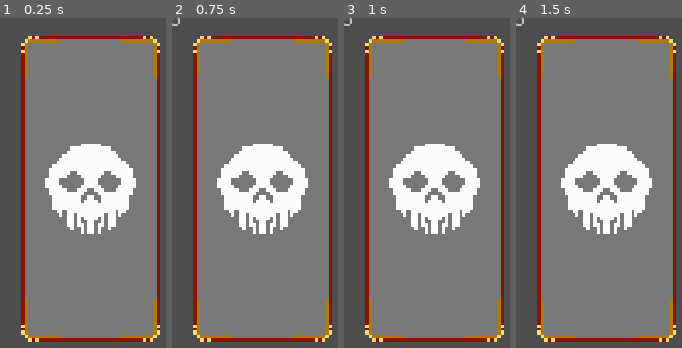
Above: before the commit, frames 1-4 (left to right).
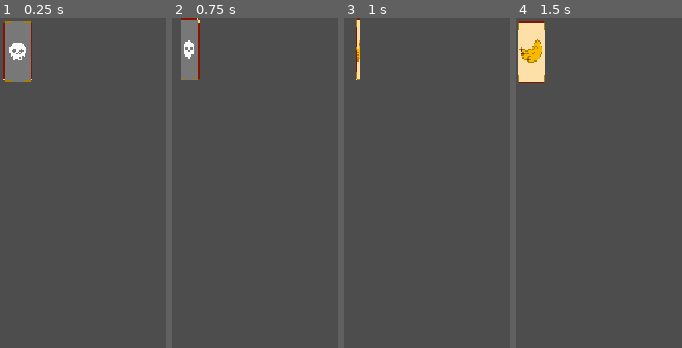
Above: after the commit, the same moments.

Repository: PawnxPawn/DeathMatch
Game: Godot game, scene res://Game/Cards/card.tscn
The game is run twice, just before and just after one commit, with the same random seed, the same clock (stepped at 60 frames per second) and the same inputs. The project has no main scene, so this scene is started directly.
Inputs (mouse positions are in pixels of both pictures, inside the frame that each line leads up to; where the layout moved, square brackets give the same spot in the first picture):
- Up to frame 1 (0.25 s): no input
- Up to frame 2 (0.75 s): click (190, 51) [175, 21] at 0.5 s
- Up to frame 3 (1 s): no input
- Up to frame 4 (1.5 s): click (534, 51) [519, 21] at 1.25 s

The runs differ from the first frame. In frame 1, 80% of the frame differs, in the area x 1-97%, y 0-99%; in frame 2, 79%; in frame 3, 78%; in frame 4, 80%, in the area x 0-97%, y 0-99%.

Commit message:
[Major] Finished Main Card Setup
+ Updated scripts to hide visibility instead of flip sprite
+ script to card the detects when card is clicked and starts flip animation
+ card script takes icon_id to set the icon (this can be used to compair values)
+ updated card flip animation
+ Added dynamic icons
+ Added multiple .png Assets

Diff:
--- a/deathmatch/Game/Cards/card.tscn
+++ b/deathmatch/Game/Cards/card.tscn
@@ -1,59 +1,128 @@
-[gd_scene load_steps=18 format=3 uid="uid://h4hs4rtdq0aa"]
-
+[gd_scene load_steps=55 format=3 uid="uid://h4hs4rtdq0aa"]
+
+[ext_resource type="Script" uid="uid://dqog5m8quisxg" path="res://Game/Cards/cardButton.gd" id="1_ayre0"]
 [ext_resource type="Script" uid="uid://d0mmq2inlb2s1" path="res://Game/Cards/texture_sprite_frames.gd" id="2_0korm"]
 [ext_resource type="Texture2D" uid="uid://i1qkf3fowdox" path="res://Assets/Cards/Card_flip_sprite_sheet.png" id="3_ayre0"]
+[ext_resource type="Texture2D" uid="uid://yunlb1ghuwtx" path="res://Assets/Cards/Card_Icon.png" id="3_ipob6"]
+
+[sub_resource type="StyleBoxEmpty" id="StyleBoxEmpty_ayre0"]
+
+[sub_resource type="StyleBoxEmpty" id="StyleBoxEmpty_av8u4"]
+
+[sub_resource type="StyleBoxEmpty" id="StyleBoxEmpty_dd0l4"]
+
+[sub_resource type="StyleBoxEmpty" id="StyleBoxEmpty_vuycb"]
+
+[sub_resource type="StyleBoxEmpty" id="StyleBoxEmpty_yviio"]
+
+[sub_resource type="Theme" id="Theme_gn8ke"]
+Button/colors/font_color = Color(0.87451, 0.87451, 0.87451, 0)
+Button/colors/font_disabled_color = Color(0.87451, 0.87451, 0.87451, 0)
+Button/colors/font_focus_color = Color(0.94902, 0.94902, 0.94902, 0)
+Button/colors/font_hover_color = Color(0.94902, 0.94902, 0.94902, 0)
+Button/colors/font_hover_pressed_color = Color(1, 1, 1, 0)
+Button/colors/font_outline_color = Color(0, 0, 0, 0)
+Button/colors/font_pressed_color = Color(1, 1, 1, 0)
+Button/colors/icon_disabled_color = Color(1, 1, 1, 0)
+Button/colors/icon_focus_color = Color(1, 1, 1, 0)
+Button/colors/icon_hover_color = Color(1, 1, 1, 0)
+Button/colors/icon_hover_pressed_color = Color(1, 1, 1, 0)
+Button/colors/icon_normal_color = Color(1, 1, 1, 0)
+Button/colors/icon_pressed_color = Color(1, 1, 1, 0)
+Button/styles/disabled = SubResource("StyleBoxEmpty_ayre0")
+Button/styles/focus = SubResource("StyleBoxEmpty_av8u4")
+Button/styles/hover = SubResource("StyleBoxEmpty_dd0l4")
+Button/styles/normal = SubResource("StyleBoxEmpty_vuycb")
+Button/styles/pressed = SubResource("StyleBoxEmpty_yviio")
+
+[sub_resource type="AtlasTexture" id="AtlasTexture_ipob6"]
+atlas = ExtResource("3_ayre0")
+region = Rect2(0, 0, 48, 96)
+
+[sub_resource type="AtlasTexture" id="AtlasTexture_ayre0"]
+atlas = ExtResource("3_ayre0")
+region = Rect2(48, 0, 48, 96)
+
+[sub_resource type="AtlasTexture" id="AtlasTexture_av8u4"]
+atlas = ExtResource("3_ayre0")
+region = Rect2(96, 0, 48, 96)
+
+[sub_resource type="AtlasTexture" id="AtlasTexture_dd0l4"]
+atlas = ExtResource("3_ayre0")
+region = Rect2(144, 0, 48, 96)
+
+[sub_resource type="AtlasTexture" id="AtlasTexture_vuycb"]
+atlas = ExtResource("3_ayre0")
+region = Rect2(192, 0, 48, 96)
+
+[sub_resource type="AtlasTexture" id="AtlasTexture_yviio"]
+atlas = ExtResource("3_ayre0")
+region = Rect2(240, 0, 48, 96)
+
+[sub_resource type="AtlasTexture" id="AtlasTexture_gn8ke"]
+atlas = ExtResource("3_ayre0")
+region = Rect2(288, 0, 48, 96)
+
+[sub_resource type="AtlasTexture" id="AtlasTexture_evl6l"]
+atlas = ExtResource("3_ayre0")
+region = Rect2(336, 0, 48, 96)
+
+[sub_resource type="AtlasTexture" id="AtlasTexture_t0gw8"]
+atlas = ExtResource("3_ayre0")
+region = Rect2(384, 0, 48, 96)
 
 [sub_resource type="AtlasTexture" id="AtlasTexture_fw56p"]
 atlas = ExtResource("3_ayre0")
-region = Rect2(2400, 0, 240, 480)
-
-[sub_resource type="AtlasTexture" id="AtlasTexture_0korm"]
-atlas = ExtResource("3_ayre0")
-region = Rect2(0, 0, 240, 480)
-
-[sub_resource type="AtlasTexture" id="AtlasTexture_ipob6"]
-atlas = ExtResource("3_ayre0")
-region = Rect2(240, 0, 240, 480)
-
-[sub_resource type="AtlasTexture" id="AtlasTexture_ayre0"]
-atlas = ExtResource("3_ayre0")
-region = Rect2(480, 0, 240, 480)
-
-[sub_resource type="AtlasTexture" id="AtlasTexture_av8u4"]
-atlas = ExtResource("3_ayre0")
-region = Rect2(720, 0, 240, 480)
-
-[sub_resource type="AtlasTexture" id="AtlasTexture_dd0l4"]
-atlas = ExtResource("3_ayre0")
-region = Rect2(960, 0, 240, 480)
-
-[sub_resource type="AtlasTexture" id="AtlasTexture_vuycb"]
-atlas = ExtResource("3_ayre0")
-region = Rect2(1200, 0, 240, 480)
-
-[sub_resource type="AtlasTexture" id="AtlasTexture_yviio"]
-atlas = ExtResource("3_ayre0")
-region = Rect2(1440, 0, 240, 480)
-
-[sub_resource type="AtlasTexture" id="AtlasTexture_gn8ke"]
-atlas = ExtResource("3_ayre0")
-region = Rect2(1680, 0, 240, 480)
-
-[sub_resource type="AtlasTexture" id="AtlasTexture_evl6l"]
-atlas = ExtResource("3_ayre0")
-region = Rect2(1920, 0, 240, 480)
-
-[sub_resource type="AtlasTexture" id="AtlasTexture_t0gw8"]
-atlas = ExtResource("3_ayre0")
-region = Rect2(2160, 0, 240, 480)
+region = Rect2(432, 0, 48, 96)
+
+[sub_resource type="AtlasTexture" id="AtlasTexture_ea5a1"]
+atlas = ExtResource("3_ayre0")
+region = Rect2(480, 0, 48, 96)
+
+[sub_resource type="AtlasTexture" id="AtlasTexture_usca4"]
+atlas = ExtResource("3_ayre0")
+region = Rect2(528, 0, 48, 96)
+
+[sub_resource type="AtlasTexture" id="AtlasTexture_ooh42"]
+atlas = ExtResource("3_ayre0")
+region = Rect2(576, 0, 48, 96)
+
+[sub_resource type="AtlasTexture" id="AtlasTexture_eekgc"]
+atlas = ExtResource("3_ayre0")
+region = Rect2(624, 0, 48, 96)
+
+[sub_resource type="AtlasTexture" id="AtlasTexture_3npk1"]
+atlas = ExtResource("3_ayre0")
+region = Rect2(672, 0, 48, 96)
+
+[sub_resource type="AtlasTexture" id="AtlasTexture_tr4rr"]
+atlas = ExtResource("3_ayre0")
+region = Rect2(720, 0, 48, 96)
+
+[sub_resource type="AtlasTexture" id="AtlasTexture_7c8ty"]
+atlas = ExtResource("3_ayre0")
+region = Rect2(768, 0, 48, 96)
+
+[sub_resource type="AtlasTexture" id="AtlasTexture_s4ka4"]
+atlas = ExtResource("3_ayre0")
+region = Rect2(816, 0, 48, 96)
+
+[sub_resource type="AtlasTexture" id="AtlasTexture_72r0f"]
+atlas = ExtResource("3_ayre0")
+region = Rect2(864, 0, 48, 96)
+
+[sub_resource type="AtlasTexture" id="AtlasTexture_dmriu"]
+atlas = ExtResource("3_ayre0")
+region = Rect2(912, 0, 48, 96)
+
+[sub_resource type="AtlasTexture" id="AtlasTexture_uvwj8"]
+atlas = ExtResource("3_ayre0")
+region = Rect2(960, 0, 48, 96)
 
 [sub_resource type="SpriteFrames" id="SpriteFrames_jmd78"]
 animations = [{
 "frames": [{
 "duration": 1.0,
-"texture": SubResource("AtlasTexture_0korm")
-}, {
-"duration": 1.0,
 "texture": SubResource("AtlasTexture_ipob6")
 }, {
 "duration": 1.0,
@@ -82,13 +151,181 @@
 }, {
 "duration": 1.0,
 "texture": SubResource("AtlasTexture_fw56p")
+}, {
+"duration": 1.0,
+"texture": SubResource("AtlasTexture_ea5a1")
+}, {
+"duration": 1.0,
+"texture": SubResource("AtlasTexture_usca4")
+}, {
+"duration": 1.0,
+"texture": SubResource("AtlasTexture_ooh42")
+}, {
+"duration": 1.0,
+"texture": SubResource("AtlasTexture_eekgc")
+}, {
+"duration": 1.0,
+"texture": SubResource("AtlasTexture_3npk1")
+}, {
+"duration": 1.0,
+"texture": SubResource("AtlasTexture_tr4rr")
+}, {
+"duration": 1.0,
+"texture": SubResource("AtlasTexture_7c8ty")
+}, {
+"duration": 1.0,
+"texture": SubResource("AtlasTexture_s4ka4")
+}, {
+"duration": 1.0,
+"texture": SubResource("AtlasTexture_72r0f")
+}, {
+"duration": 1.0,
+"texture": SubResource("AtlasTexture_dmriu")
+}, {
+"duration": 1.0,
+"texture": SubResource("AtlasTexture_uvwj8")
 }],
 "loop": true,
 "name": &"card_flip",
 "speed": 5.0
 }]
 
+[sub_resource type="AtlasTexture" id="AtlasTexture_j67gl"]
+atlas = ExtResource("3_ipob6")
+region = Rect2(160, 640, 160, 160)
+
+[sub_resource type="AtlasTexture" id="AtlasTexture_jmd78"]
+atlas = ExtResource("3_ipob6")
+region = Rect2(0, 0, 159.975, 160)
+
+[sub_resource type="AtlasTexture" id="AtlasTexture_a5qfe"]
+atlas = ExtResource("3_ipob6")
+region = Rect2(160, 0, 160, 160)
+
+[sub_resource type="AtlasTexture" id="AtlasTexture_sablr"]
+atlas = ExtResource("3_ipob6")
+region = Rect2(320, 0, 160, 160)
+
+[sub_resource type="AtlasTexture" id="AtlasTexture_fshsu"]
+atlas = ExtResource("3_ipob6")
+region = Rect2(480, 0, 160, 160)
+
+[sub_resource type="AtlasTexture" id="AtlasTexture_b5opk"]
+atlas = ExtResource("3_ipob6")
+region = Rect2(0, 160, 160, 160)
+
+[sub_resource type="AtlasTexture" id="AtlasTexture_ovryv"]
+atlas = ExtResource("3_ipob6")
+region = Rect2(160, 160, 160, 160)
+
+[sub_resource type="AtlasTexture" id="AtlasTexture_gf17k"]
+atlas = ExtResource("3_ipob6")
+region = Rect2(320, 160, 160, 160)
+
+[sub_resource type="AtlasTexture" id="AtlasTexture_a4enn"]
+atlas = ExtResource("3_ipob6")
+region = Rect2(480, 160, 160, 160)
+
+[sub_resource type="AtlasTexture" id="AtlasTexture_w3rpe"]
+atlas = ExtResource("3_ipob6")
+region = Rect2(0, 320, 160, 160)
+
+[sub_resource type="AtlasTexture" id="AtlasTexture_a5isp"]
+atlas = ExtResource("3_ipob6")
+region = Rect2(160, 320, 160, 160)
+
+[sub_resource type="AtlasTexture" id="AtlasTexture_mmqyo"]
+atlas = ExtResource("3_ipob6")
+region = Rect2(320, 320, 160, 160)
+
+[sub_resource type="AtlasTexture" id="AtlasTexture_hj4fc"]
+atlas = ExtResource("3_ipob6")
+region = Rect2(480, 320, 160, 160)
+
+[sub_resource type="AtlasTexture" id="AtlasTexture_wxwju"]
+atlas = ExtResource("3_ipob6")
+region = Rect2(0, 480, 160, 160)
+
+[sub_resource type="AtlasTexture" id="AtlasTexture_rafgv"]
+atlas = ExtResource("3_ipob6")
+region = Rect2(160, 480, 160, 160)
+
+[sub_resource type="AtlasTexture" id="AtlasTexture_r7w71"]
+atlas = ExtResource("3_ipob6")
+region = Rect2(320, 480, 160, 160)
+
+[sub_resource type="AtlasTexture" id="AtlasTexture_wqbtm"]
+atlas = ExtResource("3_ipob6")
+region = Rect2(480, 480, 160, 160)
+
+[sub_resource type="AtlasTexture" id="AtlasTexture_yhlsn"]
+atlas = ExtResource("3_ipob6")
+region = Rect2(0, 640, 160, 160)
+
+[sub_resource type="SpriteFrames" id="SpriteFrames_ea5a1"]
+animations = [{
+"frames": [{
+"duration": 1.0,
+"texture": SubResource("AtlasTexture_jmd78")
+}, {
+"duration": 1.0,
+"texture": SubResource("AtlasTexture_a5qfe")
+}, {
+"duration": 1.0,
+"texture": SubResource("AtlasTexture_sablr")
+}, {
+"duration": 1.0,
+"texture": SubResource("AtlasTexture_fshsu")
+}, {
+"duration": 1.0,
+"texture": SubResource("AtlasTexture_b5opk")
+}, {
+"duration": 1.0,
+"texture": SubResource("AtlasTexture_ovryv")
+}, {
+"duration": 1.0,
+"texture": SubResource("AtlasTexture_gf17k")
+}, {
+"duration": 1.0,
+"texture": SubResource("AtlasTexture_a4enn")
+}, {
+"duration": 1.0,
+"texture": SubResource("AtlasTexture_w3rpe")
+}, {
+"duration": 1.0,
+"texture": SubResource("AtlasTexture_a5isp")
+}, {
+"duration": 1.0,
+"texture": SubResource("AtlasTexture_mmqyo")
+}, {
+"duration": 1.0,
+"texture": SubResource("AtlasTexture_hj4fc")
+}, {
+"duration": 1.0,
+"texture": SubResource("AtlasTexture_wxwju")
+}, {
+"duration": 1.0,
+"texture": SubResource("AtlasTexture_rafgv")
+}, {
+"duration": 1.0,
+"texture": SubResource("AtlasTexture_r7w71")
+}, {
+"duration": 1.0,
+"texture": SubResource("AtlasTexture_wqbtm")
+}, {
+"duration": 1.0,
+"texture": SubResource("AtlasTexture_yhlsn")
+}, {
+"duration": 1.0,
+"texture": SubResource("AtlasTexture_j67gl")
+}],
+"loop": true,
+"name": &"icons",
+"speed": 5.0
+}]
+
 [sub_resource type="Animation" id="Animation_ipob6"]
+resource_name = "flip_card"
 length = 0.700003
 tracks/0/type = "value"
 tracks/0/imported = false
@@ -112,38 +349,61 @@
 "times": PackedFloat32Array(0, 0.0333333, 0.0666667, 0.1, 0.133333, 0.166667, 0.2, 0.233333, 0.266667, 0.3, 0.333333, 0.366667, 0.4, 0.433333, 0.466667, 0.5, 0.533333, 0.566667, 0.6, 0.633333, 0.666667),
 "transitions": PackedFloat32Array(1, 1, 1, 1, 1, 1, 1, 1, 1, 1, 1, 1, 1, 1, 1, 1, 1, 1, 1, 1, 1),
 "update": 1,
-"values": [10, 9, 8, 7, 6, 5, 4, 3, 2, 1, 0, 1, 2, 3, 4, 5, 6, 7, 8, 9, 10]
-}
-tracks/2/type = "method"
+"values": [0, 1, 2, 3, 4, 5, 6, 7, 8, 9, 10, 11, 12, 13, 14, 15, 16, 17, 18, 19, 20]
+}
+tracks/2/type = "value"
 tracks/2/imported = false
 tracks/2/enabled = true
-tracks/2/path = NodePath("CardTexture")
+tracks/2/path = NodePath("AnimationPlayer:speed_scale")
 tracks/2/interp = 1
 tracks/2/loop_wrap = true
 tracks/2/keys = {
-"times": PackedFloat32Array(0.333333),
-"transitions": PackedFloat32Array(1),
-"values": [{
-"args": [],
-"method": &"flip_h_value"
-}]
-}
-tracks/3/type = "value"
+"times": PackedFloat32Array(0),
+"transitions": PackedFloat32Array(1),
+"update": 0,
+"values": [1.0]
+}
+tracks/3/type = "method"
 tracks/3/imported = false
 tracks/3/enabled = true
-tracks/3/path = NodePath("../AnimationPlayer:speed_scale")
+tracks/3/path = NodePath("CardTexture/FaceTexture")
 tracks/3/interp = 1
 tracks/3/loop_wrap = true
 tracks/3/keys = {
-"times": PackedFloat32Array(0),
-"transitions": PackedFloat32Array(1),
+"times": PackedFloat32Array(0.333333),
+"transitions": PackedFloat32Array(1),
+"values": [{
+"args": [],
+"method": &"visibility_value"
+}]
+}
+tracks/4/type = "value"
+tracks/4/imported = false
+tracks/4/enabled = true
+tracks/4/path = NodePath("CardTexture/FaceTexture:size")
+tracks/4/interp = 1
+tracks/4/loop_wrap = true
+tracks/4/keys = {
+"times": PackedFloat32Array(0.333333, 0.366667, 0.4, 0.433333, 0.466667, 0.5, 0.533333, 0.566667, 0.6, 0.633333, 0.666667),
+"transitions": PackedFloat32Array(1, 1, 1, 1, 1, 1, 1, 1, 1, 1, 1),
 "update": 0,
-"values": [0.5]
+"values": [Vector2(0, 38), Vector2(2, 38), Vector2(5, 38), Vector2(8, 38), Vector2(11, 38), Vector2(19, 38), Vector2(24, 38), Vector2(29, 38), Vector2(35, 38), Vector2(38, 38), Vector2(38, 38)]
+}
+tracks/5/type = "value"
+tracks/5/imported = false
+tracks/5/enabled = true
+tracks/5/path = NodePath("CardTexture/FaceTexture:position")
+tracks/5/interp = 1
+tracks/5/loop_wrap = true
+tracks/5/keys = {
+"times": PackedFloat32Array(0.333333, 0.366667, 0.4, 0.433333, 0.466667, 0.5, 0.533333, 0.566667, 0.6, 0.633333, 0.666667),
+"transitions": PackedFloat32Array(1, 1, 1, 1, 1, 1, 1, 1, 1, 1, 1),
+"update": 0,
+"values": [Vector2(25, 29), Vector2(23, 29), Vector2(18, 29), Vector2(16, 29), Vector2(17, 29), Vector2(11, 29), Vector2(11, 29), Vector2(9, 29), Vector2(6, 29), Vector2(4, 29), Vector2(3, 30)]
 }
 
 [sub_resource type="Animation" id="Animation_ayre0"]
-resource_name = "flip_card"
-length = 0.700003
+length = 0.001
 tracks/0/type = "value"
 tracks/0/imported = false
 tracks/0/enabled = true
@@ -163,65 +423,79 @@
 tracks/1/interp = 1
 tracks/1/loop_wrap = true
 tracks/1/keys = {
-"times": PackedFloat32Array(0, 0.0333333, 0.0666667, 0.1, 0.133333, 0.166667, 0.2, 0.233333, 0.266667, 0.3, 0.333333, 0.366667, 0.4, 0.433333, 0.466667, 0.5, 0.533333, 0.566667, 0.6, 0.633333, 0.666667),
-"transitions": PackedFloat32Array(1, 1, 1, 1, 1, 1, 1, 1, 1, 1, 1, 1, 1, 1, 1, 1, 1, 1, 1, 1, 1),
+"times": PackedFloat32Array(0),
+"transitions": PackedFloat32Array(1),
 "update": 1,
-"values": [10, 9, 8, 7, 6, 5, 4, 3, 2, 1, 0, 1, 2, 3, 4, 5, 6, 7, 8, 9, 10]
-}
-tracks/2/type = "method"
+"values": [1]
+}
+tracks/2/type = "value"
 tracks/2/imported = false
 tracks/2/enabled = true
-tracks/2/path = NodePath("CardTexture")
+tracks/2/path = NodePath("CardTexture/FaceTexture:size")
 tracks/2/interp = 1
 tracks/2/loop_wrap = true
 tracks/2/keys = {
-"times": PackedFloat32Array(0.333333),
-"transitions": PackedFloat32Array(1),
-"values": [{
-"args": [],
-"method": &"flip_h_value"
-}]
+"times": PackedFloat32Array(0),
+"transitions": PackedFloat32Array(1),
+"update": 0,
+"values": [Vector2(38, 38)]
 }
 tracks/3/type = "value"
 tracks/3/imported = false
 tracks/3/enabled = true
-tracks/3/path = NodePath("../AnimationPlayer:speed_scale")
+tracks/3/path = NodePath("CardTexture/FaceTexture:position")
 tracks/3/interp = 1
 tracks/3/loop_wrap = true
 tracks/3/keys = {
-"times": PackedFloat32Array(0.0333333),
+"times": PackedFloat32Array(0),
 "transitions": PackedFloat32Array(1),
 "update": 0,
-"values": [0.5]
+"values": [Vector2(4, 29)]
 }
 
 [sub_resource type="AnimationLibrary" id="AnimationLibrary_ayre0"]
 _data = {
-&"RESET": SubResource("Animation_ipob6"),
-&"flip_card": SubResource("Animation_ayre0")
+&"RESET": SubResource("Animation_ayre0"),
+&"flip_card": SubResource("Animation_ipob6")
 }
 
 [node name="Card" type="Button"]
-offset_right = 8.0
-offset_bottom = 8.0
+offset_right = 52.0
+offset_bottom = 97.0
+theme = SubResource("Theme_gn8ke")
 theme_type_variation = &"FlatButton"
-
-[node name="VBoxContainer" type="VBoxContainer" parent="."]
-layout_mode = 0
-offset_right = 40.0
-offset_bottom = 40.0
-
-[node name="CardTexture" type="TextureRect" parent="VBoxContainer"]
+script = ExtResource("1_ayre0")
+
+[node name="CardTexture" type="TextureRect" parent="."]
+clip_children = 2
 layout_mode = 2
-texture = SubResource("AtlasTexture_fw56p")
+offset_right = 48.0
+offset_bottom = 96.0
+texture = SubResource("AtlasTexture_ipob6")
 script = ExtResource("2_0korm")
 sprite_frames = SubResource("SpriteFrames_jmd78")
 current_animation = &"card_flip"
-frame_index = 10
+frame_index = 1
+
+[node name="FaceTexture" type="TextureRect" parent="CardTexture"]
+visible = false
+z_index = 1
+layout_mode = 0
+offset_left = 4.0
+offset_top = 29.0
+offset_right = 42.0
+offset_bottom = 67.0
+texture = SubResource("AtlasTexture_j67gl")
+expand_mode = 1
+script = ExtResource("2_0korm")
+sprite_frames = SubResource("SpriteFrames_ea5a1")
+current_animation = &"icons"
+frame_index = 17
 
 [node name="AnimationPlayer" type="AnimationPlayer" parent="."]
-root_node = NodePath("../VBoxContainer")
 libraries = {
 &"": SubResource("AnimationLibrary_ayre0")
 }
-speed_scale = 0.5
+movie_quit_on_finish = true
+
+[connection signal="pressed" from="." to="." method="_on_pressed"]
--- /dev/null
+++ b/deathmatch/Game/Cards/cardButton.gd
@@ -0,0 +1,17 @@
+extends Button
+
+@export var icon_id:int = 0
+
+@onready var animation_player: AnimationPlayer = $AnimationPlayer
+@onready var face_texture: TextureSpriteFrames = $CardTexture/FaceTexture
+
+var is_flipped:bool = false
+
+func _ready() -> void:
+	face_texture.frame_index = icon_id
+
+func _on_pressed() -> void:
+	if not is_flipped and not animation_player.is_playing():
+		is_flipped = true
+		animation_player.play("flip_card")
+		#NOTE: use play_backward to flip card back over.
--- a/deathmatch/Game/Cards/texture_sprite_frames.gd
+++ b/deathmatch/Game/Cards/texture_sprite_frames.gd
@@ -11,17 +11,21 @@
 func _ready() -> void:
 	set_texture_to_frame(current_animation)
 
+
 func _process(_delta: float) -> void:
 	set_texture_to_frame(current_animation)
 
 
+# Checks if the current frame or animation have changed
+# then sets texture to current sprite frame
 func set_texture_to_frame(animation_name:StringName):
+	# Checks for changes
 	if frame_index != _last_frame_index or animation_name != _last_animation:
 		_last_animation = current_animation
 		_last_frame_index = frame_index
 		texture = sprite_frames.get_frame_texture(current_animation, frame_index)
 
 
-func flip_h_value() -> void:
-	flip_h = false if flip_h else true
-	print(flip_h)
+#Flips visibility of node
+func visibility_value() -> void:
+	visible = !visible
Binary file changed: deathmatch/Assets/Cards/Card_Icon.png
Binary file changed: deathmatch/Assets/Cards/Card_flip_sprite_sheet.png
Binary file added: deathmatch/Assets/Table.png
Not shown, added: deathmatch/Assets/Table.png.import
Binary file added: deathmatch/Assets/Timer/Bomb.png
Not shown, added: deathmatch/Assets/Timer/Bomb.png.import
Binary file added: deathmatch/Assets/Timer/Timer.png
Not shown, added: deathmatch/Assets/Timer/Timer.png.import
Binary file added: deathmatch/Assets/Timer/Timer_fuse.png
Not shown, added: deathmatch/Assets/Timer/Timer_fuse.png.import
Binary file added: deathmatch/Assets/UI/Death_Match_Title.png
Not shown, added: deathmatch/Assets/UI/Death_Match_Title.png.import
(and 1 more such lines)
